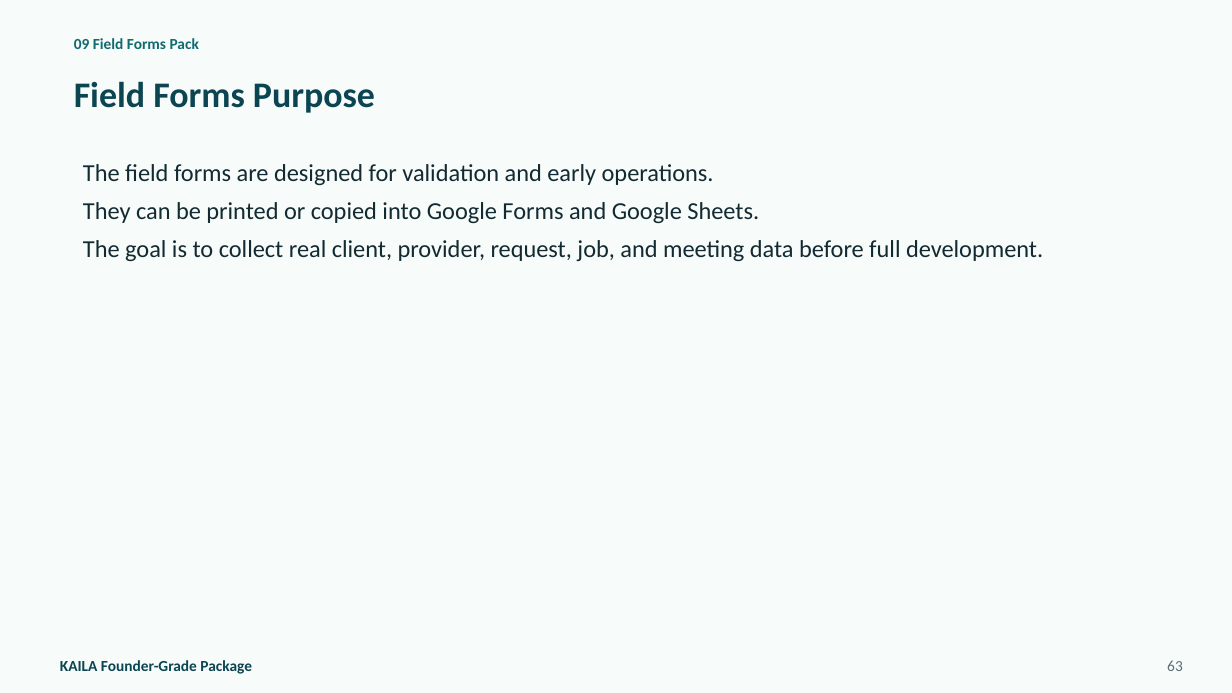
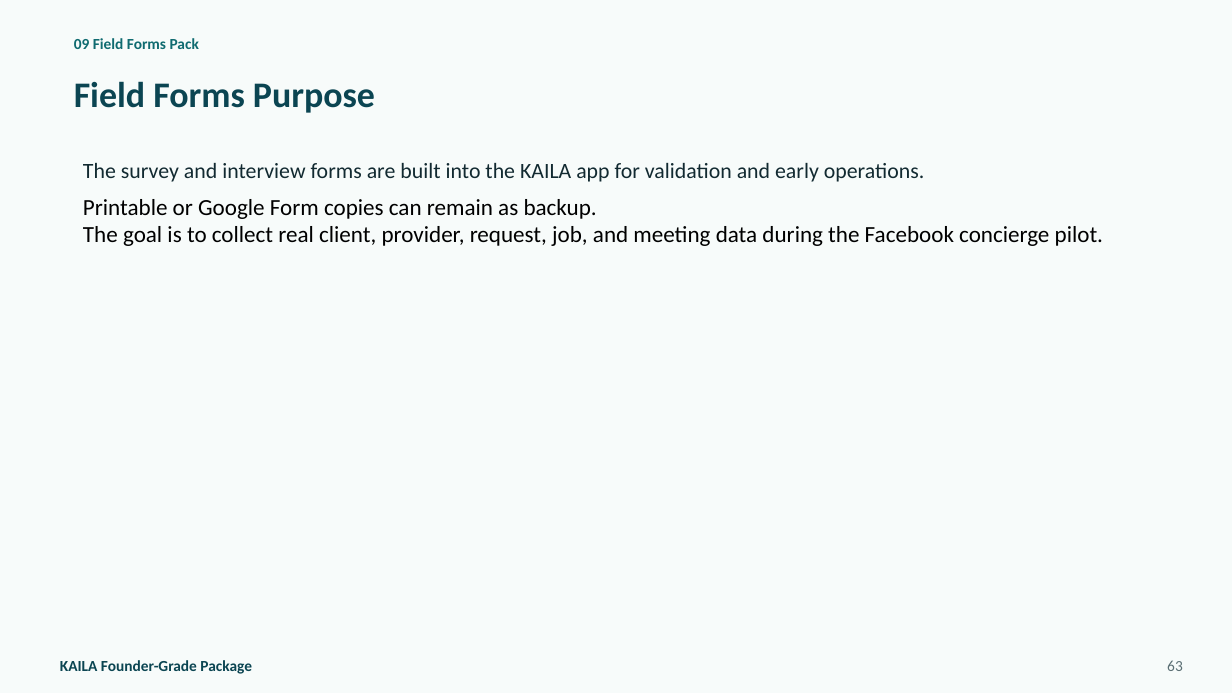
Before and after one commit to jmaeacido/kaila, a slide deck: slide 63 of KAILA_Founder_Grade_Package/KAILA Founder Presentation/presentation/KAILA Founder-Grade Package Presentation.pptx. Drawn at 1232x693 pixels with LibreOffice and Linux fonts; fonts in the diff are those of the drawing. Boxes give left, top, right and bottom in pixels: in the first picture for what was removed or moved away, otherwise in the second. Text is boxed around its words. In the diff, an @@ line names an element or a change of style, - is before the commit and + after.

Commit message:
Update KAILA Founder Presentation materials and financial model
- Revised content in multiple presentation files to reflect updated product descriptions and financial projections.
- Adjusted funding scenarios and financial model to align with lean pilot approach and revised budget estimates.
- Enhanced clarity on market assumptions and pilot execution strategies in investor package documents.
- Updated startup guide to streamline the initial pilot process and emphasize the importance of validation before software development.

```diff
--- a/KAILA_Founder_Grade_Package/KAILA Founder Presentation/presentation/KAILA Founder-Grade Package Presentation.pptx
+++ b/KAILA_Founder_Grade_Package/KAILA Founder Presentation/presentation/KAILA Founder-Grade Package Presentation.pptx
@@ text at [83,163,1103,246]: text changed; size 19 to 18 pt; text colour #122A31 to #000000 @@
-The field forms are designed for validation and early operations.
-They can be printed or copied into Google Forms and Google Sheets.
-The goal is to collect real client, provider, request, job, and meeting data before full development.
+The survey and interview forms are built into the KAILA app for validation and early operations.
+Printable or Google Form copies can remain as backup.
+The goal is to collect real client, provider, request, job, and meeting data during the Facebook concierge pilot.
```
Also in this commit, not shown: 8 other slides changed, 21 other files.
